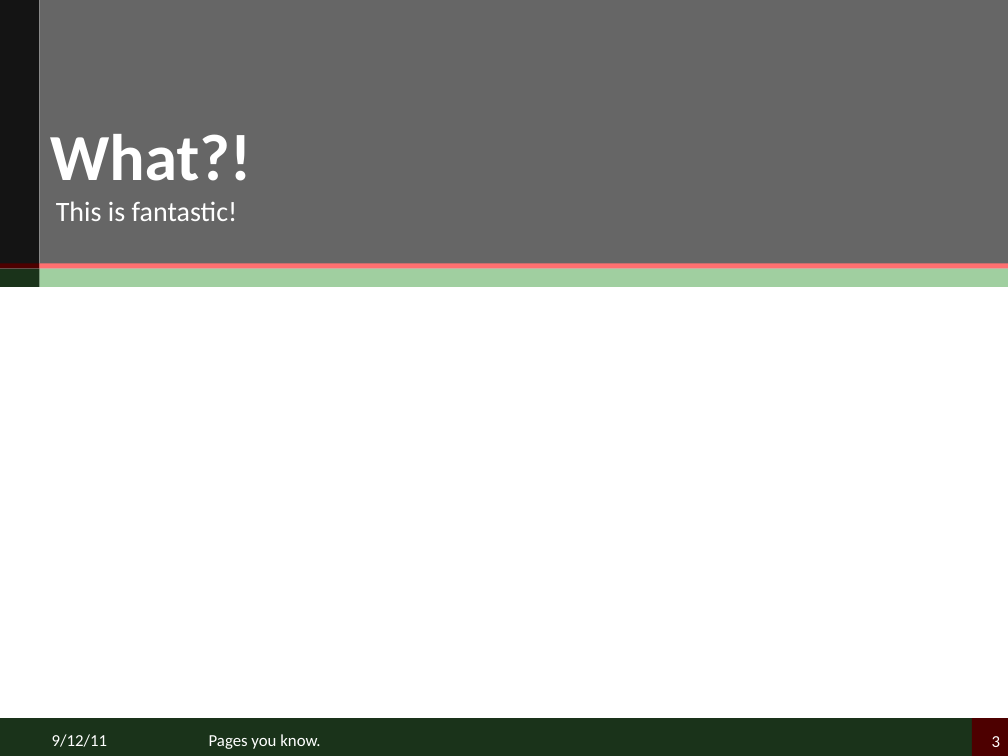
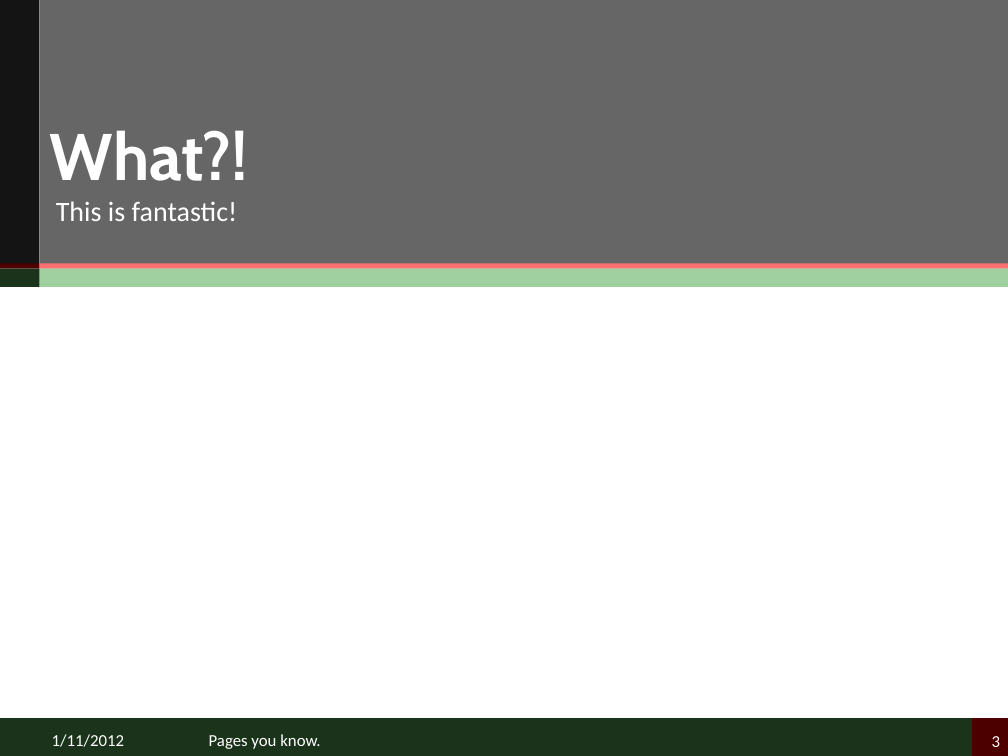
Before and after one commit to lucienzhu/lucienzhu.github.com, a slide deck: slide 3 of files/xlzhuathku_ppt_template.pptx. Drawn at 1008x756 pixels with LibreOffice and Linux fonts; fonts in the diff are those of the drawing. Boxes give left, top, right and bottom in pixels: in the first picture for what was removed or moved away, otherwise in the second. Text is boxed around its words. In the diff, an @@ line names an element or a change of style, - is before the commit and + after.

Commit message:
redesign the template master board on fonts.

```diff
--- a/files/xlzhuathku_ppt_template.pptx
+++ b/files/xlzhuathku_ppt_template.pptx
@@ title "What?!" at (50, 130, 249, 181): font Calibri to Cabin @@
@@ text at (52, 734, 124, 747): text changed @@
-9/12/11
+1/11/2012
```
Also in this commit, not shown: 3 other slides changed.
